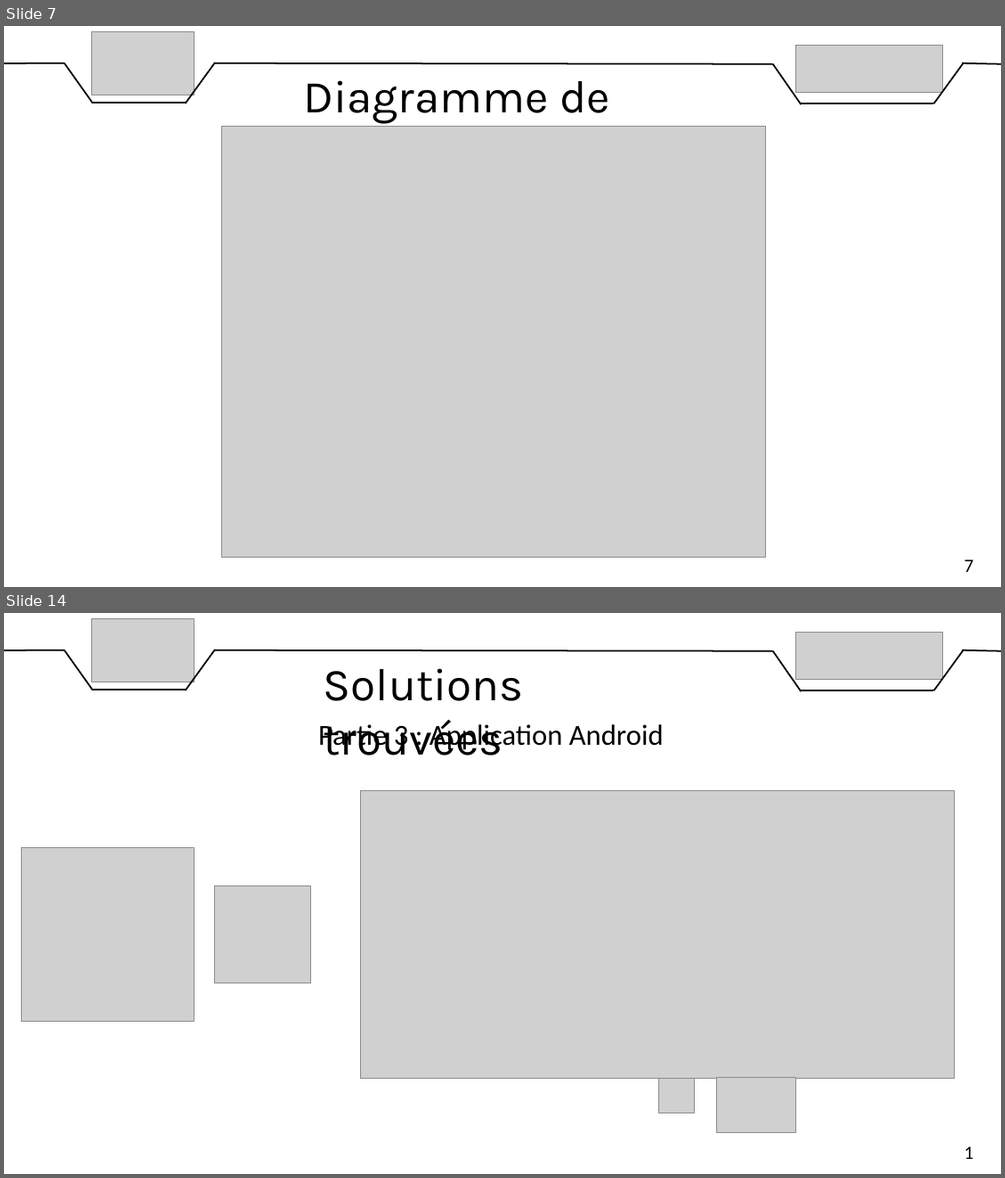
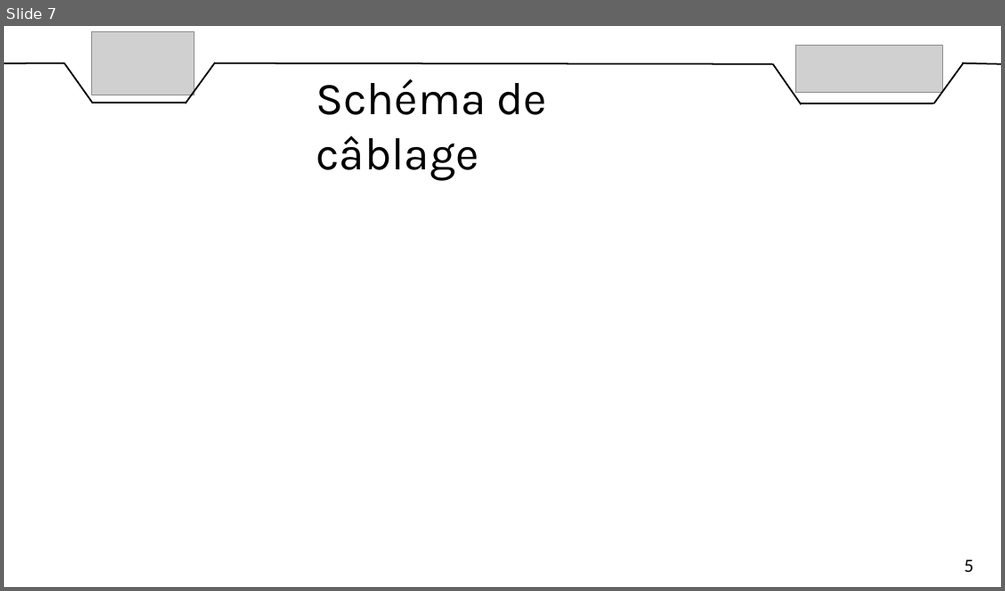
Before and after one commit to DylanChe/SupervisionSerre, a slide deck: oral_projet/revue_3/diaporama_revue_3_dylan.pptx. Shown one above the other, each under a label of ours: slides 7 and 14 before the commit, slide 7 after it; the slides between them are not shown. The pictures are 1005x1178 and 1005x591 pixels, drawn with LibreOffice and Linux fonts; fonts in the diff are those of the drawing; grey boxes stand for pictures. Boxes give left, top, right and bottom in pixels: in the first picture for what was removed or moved away, otherwise in the second. Text is boxed around its words. In the diff, an @@ line names an element or a change of style, - is before the commit and + after.

```diff
--- a/oral_projet/revue_3/diaporama_revue_3_dylan.pptx
+++ b/oral_projet/revue_3/diaporama_revue_3_dylan.pptx
@@ slide 14 removed at [4, 613, 1001, 1174], background #FFFFFF @@
@@ picture removed at [91, 618, 194, 682] @@
@@ picture removed at [796, 633, 943, 679] @@
@@ line removed from (4, 650) to (65, 650) @@
@@ line removed from (65, 650) to (92, 690) @@
@@ line removed from (215, 649) to (185, 690) @@
@@ line removed from (214, 650) to (773, 651) @@
@@ line removed from (773, 651) to (801, 691) @@
@@ line removed from (963, 649) to (933, 690) @@
@@ line removed from (962, 650) to (1001, 651) @@
@@ line removed from (92, 690) to (186, 690) @@
@@ text removed at [324, 668, 524, 755] @@
-Solutions trouvées
@@ line removed from (801, 690) to (933, 690) @@
@@ text removed at [318, 722, 663, 753] @@
-Partie 3 : Application Android
@@ picture removed at [361, 791, 955, 1078] @@
@@ picture removed at [21, 848, 194, 1021] @@
@@ picture removed at [214, 886, 310, 982] @@
@@ picture removed at [659, 1078, 695, 1112] @@
@@ picture removed at [716, 1078, 795, 1133] @@
@@ text removed at [964, 1146, 974, 1159] @@
-1
@@ slide 7 changed as well @@
@@ text at [316, 79, 548, 180]: text changed @@
-Diagramme de bloc
+Schéma de câblage
@@ picture removed at [222, 127, 766, 557] @@
@@ text at [964, 559, 974, 572]: text changed @@
-7
+5
```
Also in this commit, not shown: 4 other slides changed, 6 other slides removed.
